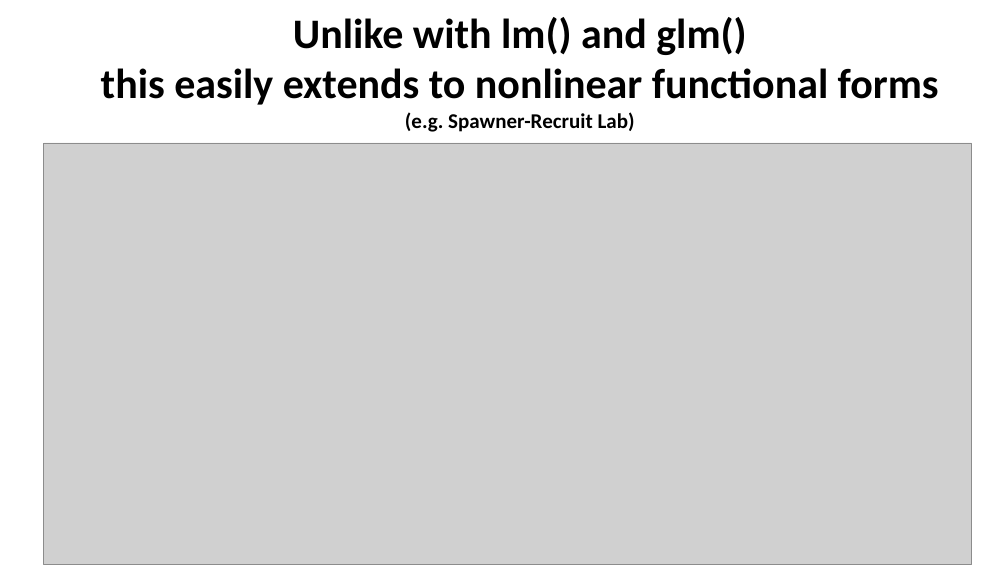
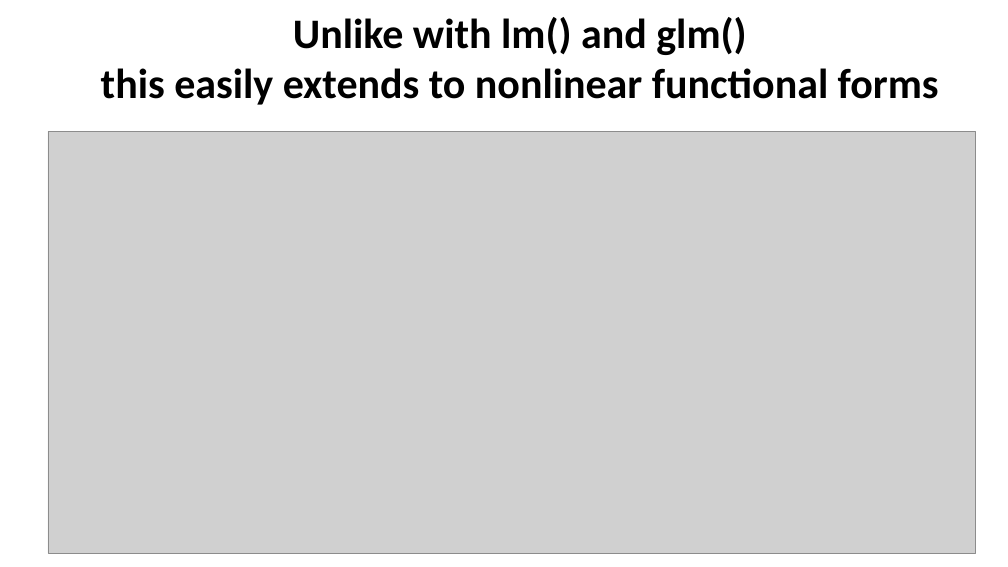
Before and after one commit to taaltree/FW536, a slide deck: slide 13 of Day5_BayesII/FW536_Day5_BayesII.pptx (slide 6 before the commit). Drawn at 1008x567 pixels with LibreOffice and Linux fonts; fonts in the diff are those of the drawing; grey boxes stand for pictures. Boxes give left, top, right and bottom in pixels: in the first picture for what was removed or moved away, otherwise in the second. Text is boxed around its words. In the diff, an @@ line names an element or a change of style, - is before the commit and + after.

```diff
--- a/Day5_BayesII/FW536_Day5_BayesII.pptx
+++ b/Day5_BayesII/FW536_Day5_BayesII.pptx
@@ text at (x1=405, y1=112, x2=635, y2=132): paragraph removed @@
-(e.g. Spawner-Recruit Lab)
@@ picture moved from (x1=44, y1=143, x2=972, y2=565) to (x1=48, y1=132, x2=975, y2=554) @@
```
Also in this commit, not shown: 3 other slides changed, 9 slides added, 1 slide removed, 4 other files.
